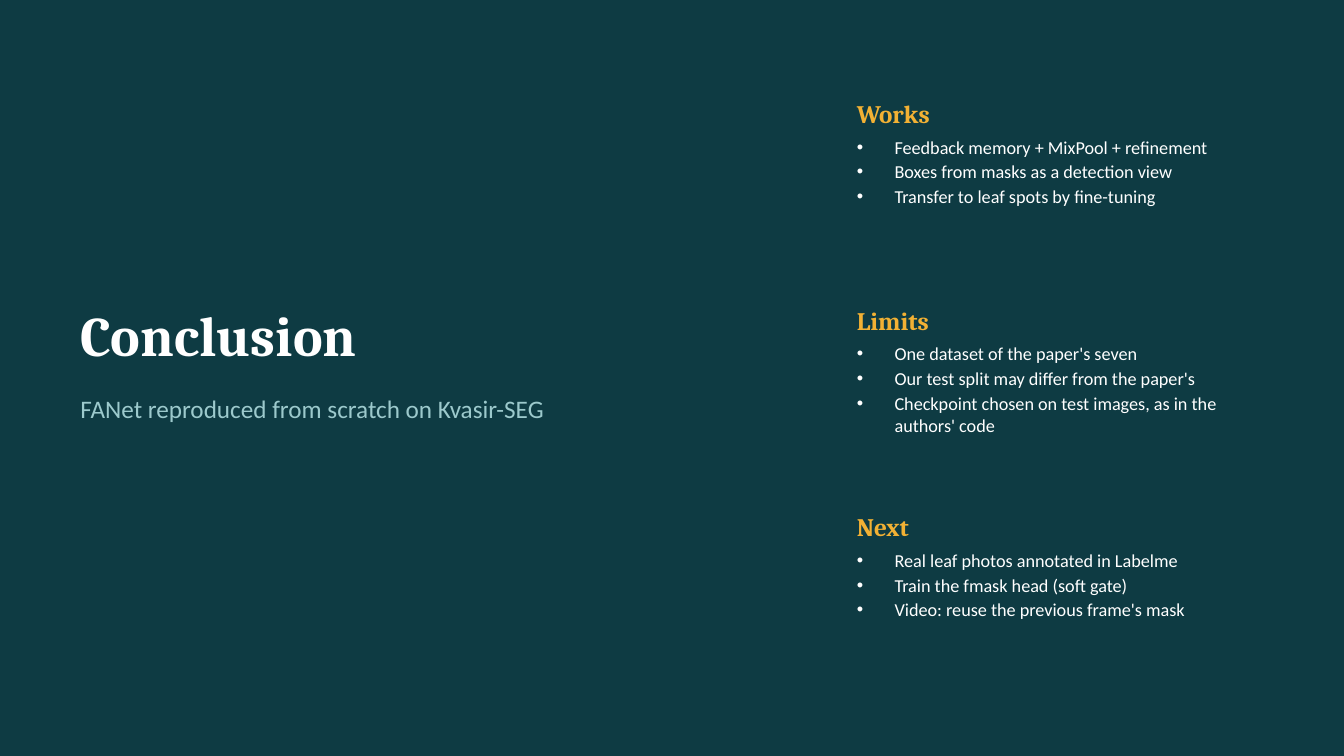
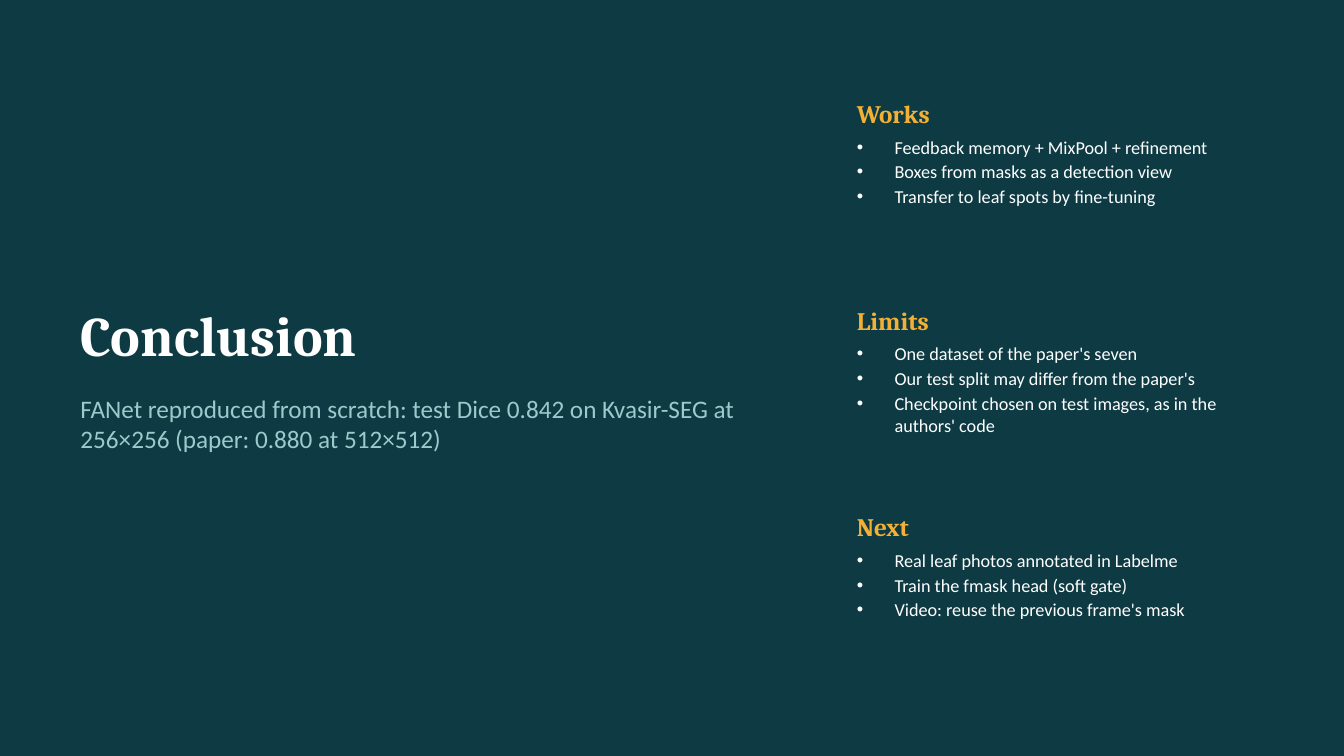
Before and after one commit to Chaitanya-666/DLproject, a slide deck: slide 14 of presentation/FANet_ChaitanyaShinde_231070066.pptx. Drawn at 1344x756 pixels with LibreOffice and Linux fonts; fonts in the diff are those of the drawing. Boxes give left, top, right and bottom in pixels: in the first picture for what was removed or moved away, otherwise in the second. Text is boxed around its words. In the diff, an @@ line names an element or a change of style, - is before the commit and + after.

Commit message:
Results of the official-aug run: refinement strips, figures, deck rebuilt (Otsu start, 10 rounds: Dice 0.842)

```diff
--- a/presentation/FANet_ChaitanyaShinde_231070066.pptx
+++ b/presentation/FANet_ChaitanyaShinde_231070066.pptx
@@ text at (x1=80, y1=400, x2=734, y2=452): text changed @@
-FANet reproduced from scratch on Kvasir-SEG
+FANet reproduced from scratch: test Dice 0.842 on Kvasir-SEG at 256×256 (paper: 0.880 at 512×512)
```
Also in this commit, not shown: 3 other slides changed, 7 other files.
